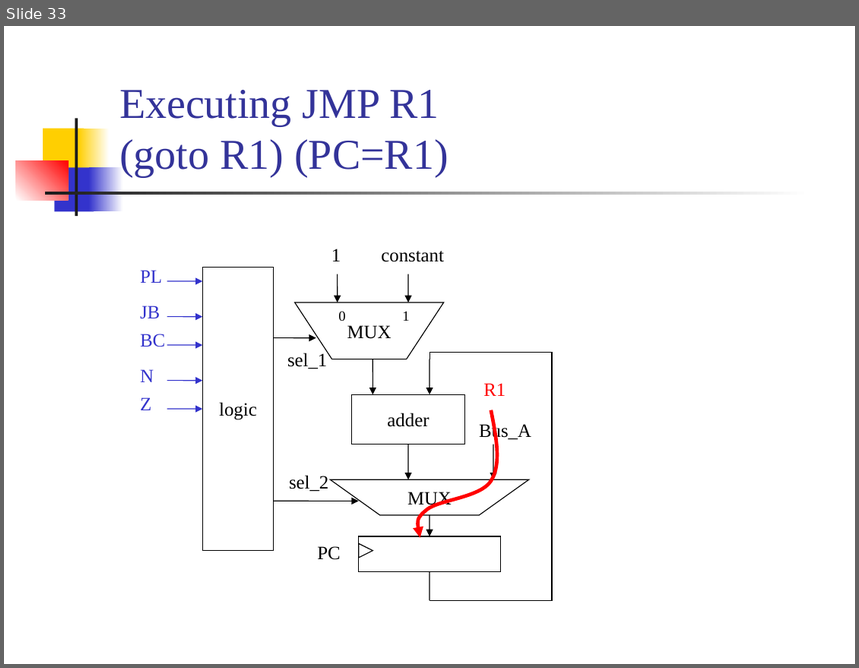
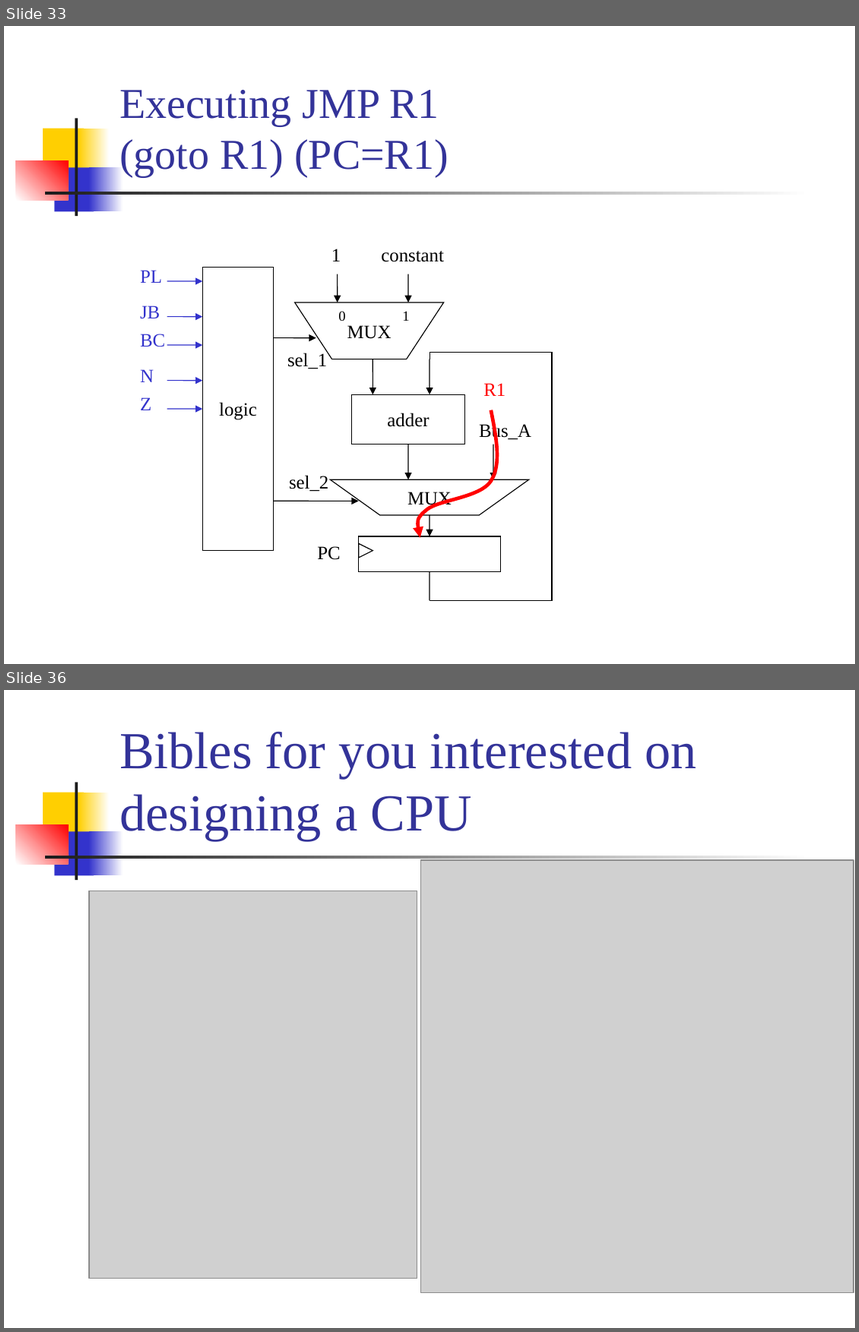
Before and after one commit to CGUSystemCourses/Comp_Org-2018, a slide deck: Lectures/lec12-cpu_ctrl_unit/lec12-cpu_ctrl_unit.pptx. Shown one above the other, each under a label of ours: slide 33 before the commit, slides 33 and 36 after it; the slides between them are not shown. The pictures are 859x668 and 859x1332 pixels, drawn with LibreOffice and Linux fonts; fonts in the diff are those of the drawing; grey boxes stand for pictures. Boxes give left, top, right and bottom in pixels: in the first picture for what was removed or moved away, otherwise in the second. Text is boxed around its words. In the diff, an @@ line names an element or a change of style, - is before the commit and + after.

```diff
--- a/Lectures/lec12-cpu_ctrl_unit/lec12-cpu_ctrl_unit.pptx
+++ b/Lectures/lec12-cpu_ctrl_unit/lec12-cpu_ctrl_unit.pptx
@@ slide 36 added at [4, 690, 855, 1328], background #FFFFFF; not listed: 7 template elements that a slide beside it also shows @@
@@ title added at [120, 732, 697, 841], 44 pt, text #333399 @@
+Bibles for you interested on designing a CPU
@@ picture added at [421, 860, 854, 1293] @@
@@ picture added at [89, 891, 417, 1279] @@
```
Also in this commit, not shown: 1 slide changed, 5 other slides added, 8 other files.
